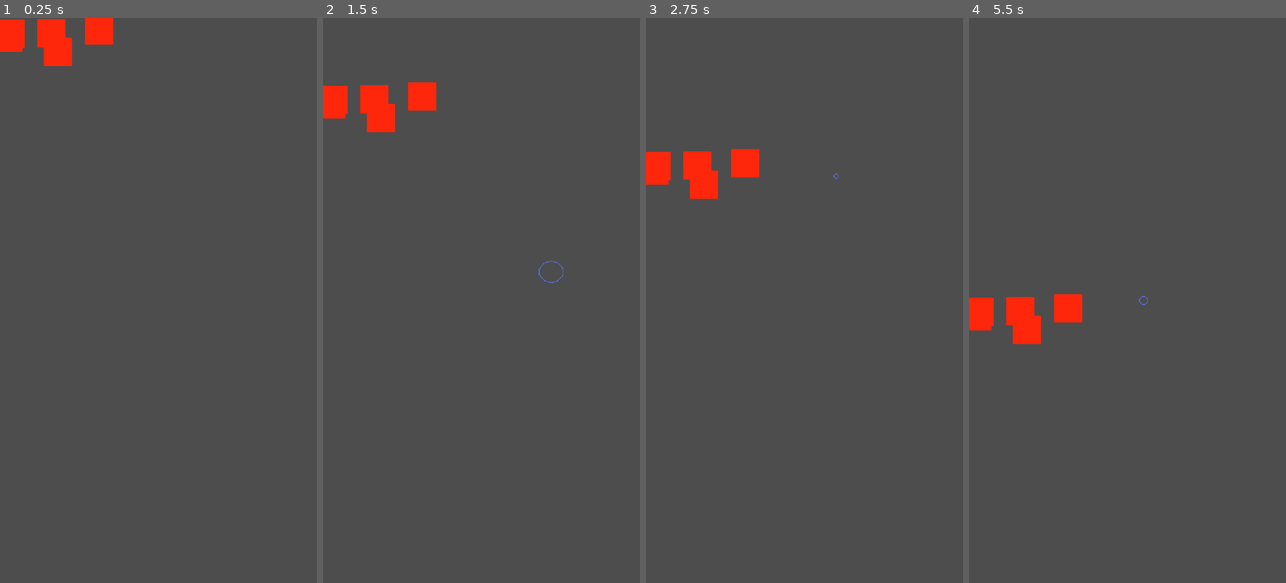
Above: before the commit, frames 1-4 (left to right).
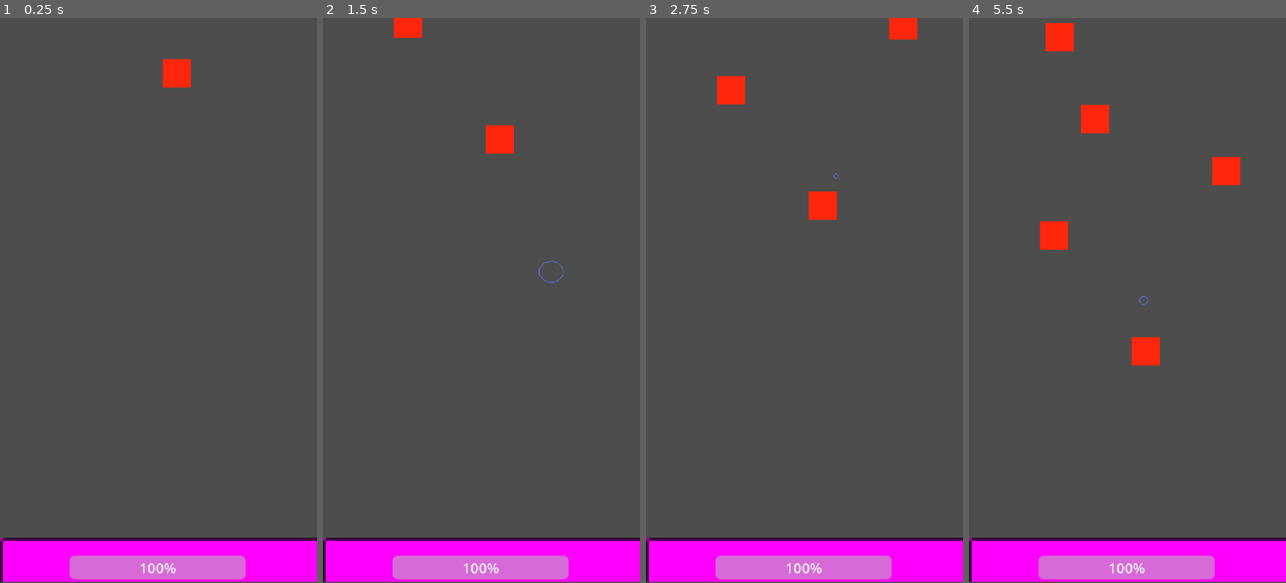
Above: after the commit, the same moments.

Repository: Mholliday6611/giant-siege
Game: Godot game, scene res://scenes/game_world.tscn
Same seed, same stepped clock (60 frames per second), same inputs: the game is played once before the commit and once after it.
Inputs (mouse positions are in pixels of both pictures, inside the frame that each line leads up to):
- Up to frame 1 (0.25 s): no input
- Up to frame 2 (1.5 s): move the mouse to (551, 272) at 0.52 s; press the mouse at (551, 272) at 0.53 s; move the mouse to (418, 328) at 1.27 s; release the mouse at (418, 328) at 1.28 s; click (418, 328) at 1.35 s
- Up to frame 3 (2.75 s): move the mouse to (836, 176) at 2.02 s; press the mouse at (836, 176) at 2.03 s
- Up to frame 4 (5.5 s): move the mouse to (1111, 413) at 2.77 s; release the mouse at (1111, 413) at 2.78 s; click (1111, 413) at 2.85 s; move the mouse to (1222, 385) at 3.52 s; press the mouse at (1222, 385) at 3.53 s; move the mouse to (1032, 215) at 4.27 s; release the mouse at (1032, 215) at 4.28 s; click (1032, 215) at 4.35 s; move the mouse to (1143, 300) at 5.02 s; press the mouse at (1143, 300) at 5.03 s

The runs differ from the first frame. In frame 1, 10% of the frame differs, in the area x 0-100%, y 0-100%; in frame 2, 10%; in frame 3, 11%; in frame 4, 12%.

Commit message:
Add health bar fix the spawn field

Diff:
--- a/enemy_spawner.gd
+++ b/enemy_spawner.gd
@@ -1,15 +1,14 @@
 extends Area2D
 
 @export var enemy_scene: PackedScene = preload("res://scenes/enemy.tscn")
-@export var enemy_amount = 5
+#@export var enemy_amount = 5
 @onready var collision_shape: CollisionShape2D = $CollisionShape2D
-var has_spawned = false
+var should_spawn = true
 
 func _physics_process(delta: float) -> void:
-	if !has_spawned:
-		for i in range(enemy_amount):
-			spawn_enemy()
-		has_spawned = true
+	if should_spawn:
+		should_spawn = false
+		spawn_enemy()
 
 func spawn_enemy():
 	if not enemy_scene or not collision_shape.shape is RectangleShape2D:
@@ -17,15 +16,19 @@
 	# 1. Get the rectangle extents and center
 	var shape: RectangleShape2D = collision_shape.shape as RectangleShape2D
 	var extents: Vector2 = shape.size / 2
-	var center: Vector2 = global_position
-
+	var center: Vector2 = collision_shape.global_position
+	print(center)
+	print(extents)
 	# 2. Calculate a random position inside the Area2D
-	var random_x = randf_range(0, extents.x)
-	var random_y = randf_range(0, extents.y)
+	var random_x = randf_range(-extents.x, extents.x)
+	var random_y = randf_range(-extents.y, extents.y)
 	var spawn_pos = center + Vector2(random_x, random_y)
+	print(spawn_pos)
 	# 3. Instantiate and place the enemy
 	var enemy_instance = enemy_scene.instantiate()
 	enemy_instance.global_position = spawn_pos
-	print(enemy_instance)
 	# Add to scene (use call_deferred if spawning during physics processing)
 	get_parent().add_child(enemy_instance)
+	var delay = randf_range(1,2)
+	await get_tree().create_timer(delay).timeout
+	should_spawn = true
--- a/scenes/enemy.tscn
+++ b/scenes/enemy.tscn
@@ -3,8 +3,12 @@
 [ext_resource type="Script" uid="uid://ci07yxbefsswt" path="res://scripts/enemy.gd" id="1_4ra3w"]
 [ext_resource type="Script" uid="uid://dxftpm8o6ya47" path="res://scripts/classes/hurtbox.gd" id="1_7p1mj"]
 [ext_resource type="Script" uid="uid://yutairqi0jer" path="res://scripts/components/health_component.gd" id="3_5uy6h"]
+[ext_resource type="Script" uid="uid://dhbhnbkoe12iy" path="res://scripts/classes/hitbox.gd" id="4_5uy6h"]
 
 [sub_resource type="RectangleShape2D" id="RectangleShape2D_md0e3"]
+size = Vector2(32, 32)
+
+[sub_resource type="RectangleShape2D" id="RectangleShape2D_c4w8v"]
 size = Vector2(32, 32)
 
 [node name="Enemy" type="Node2D" unique_id=374857170]
@@ -26,6 +30,7 @@
 color = Color(1, 0.15294118, 0.043137256, 1)
 
 [node name="HurtBox" type="Area2D" parent="." unique_id=1983497299 node_paths=PackedStringArray("health_component")]
+collision_mask = 2
 script = ExtResource("1_7p1mj")
 health_component = NodePath("../HealthComponent")
 metadata/_custom_type_script = "uid://dxftpm8o6ya47"
@@ -37,4 +42,13 @@
 script = ExtResource("3_5uy6h")
 metadata/_custom_type_script = "uid://yutairqi0jer"
 
+[node name="HitBox" type="Area2D" parent="." unique_id=744792511]
+collision_mask = 2
+script = ExtResource("4_5uy6h")
+metadata/_custom_type_script = "uid://dhbhnbkoe12iy"
+
+[node name="CollisionShape2D" type="CollisionShape2D" parent="HitBox" unique_id=1019085690]
+shape = SubResource("RectangleShape2D_c4w8v")
+
+[connection signal="area_entered" from="HurtBox" to="." method="_on_hurt_box_area_entered"]
 [connection signal="died" from="HealthComponent" to="." method="_on_health_component_died"]
--- a/scenes/game_world.tscn
+++ b/scenes/game_world.tscn
@@ -4,14 +4,15 @@
 [ext_resource type="PackedScene" uid="uid://e27ubdi7p8sy" path="res://scenes/enemy_spawner.tscn" id="2_47u71"]
 
 [sub_resource type="RectangleShape2D" id="RectangleShape2D_ywgp6"]
-size = Vector2(255, 60.5)
+size = Vector2(250, 60)
 
 [node name="GameWorld" type="Node2D" unique_id=404435621]
-
-[node name="Player" parent="." unique_id=267862108 instance=ExtResource("1_47u71")]
 
 [node name="EnemySpawner" parent="." unique_id=1484531503 instance=ExtResource("2_47u71")]
 
 [node name="CollisionShape2D" type="CollisionShape2D" parent="EnemySpawner" unique_id=1670503806]
-position = Vector2(172, 30.75)
+position = Vector2(197, 30)
 shape = SubResource("RectangleShape2D_ywgp6")
+
+[node name="Player" parent="." unique_id=267862108 instance=ExtResource("1_47u71")]
+position = Vector2(180, 614)
--- a/scenes/player.tscn
+++ b/scenes/player.tscn
@@ -1,6 +1,40 @@
 [gd_scene format=3 uid="uid://dqrok77spng11"]
 
 [ext_resource type="Script" uid="uid://cqk7ax3ht10by" path="res://scripts/player.gd" id="1_3vyb7"]
+[ext_resource type="Script" uid="uid://dxftpm8o6ya47" path="res://scripts/classes/hurtbox.gd" id="2_qhqgy"]
+[ext_resource type="Script" uid="uid://yutairqi0jer" path="res://scripts/components/health_component.gd" id="3_dqkch"]
+
+[sub_resource type="RectangleShape2D" id="RectangleShape2D_qlg0r"]
+size = Vector2(360, 50)
+
+[sub_resource type="PlaceholderTexture2D" id="PlaceholderTexture2D_qhqgy"]
+size = Vector2(360, 50)
 
 [node name="Player" type="Node2D" unique_id=267862108]
 script = ExtResource("1_3vyb7")
+
+[node name="HurtBox" type="Area2D" parent="." unique_id=1103940188 node_paths=PackedStringArray("health_component")]
+collision_layer = 2
+collision_mask = 3
+script = ExtResource("2_qhqgy")
+health_component = NodePath("../HealthComponent")
+metadata/_custom_type_script = "uid://dxftpm8o6ya47"
+
+[node name="CollisionShape2D" type="CollisionShape2D" parent="HurtBox" unique_id=1669888046]
+shape = SubResource("RectangleShape2D_qlg0r")
+
+[node name="HealthComponent" type="Node" parent="." unique_id=911432742]
+script = ExtResource("3_dqkch")
+health = 100
+metadata/_custom_type_script = "uid://yutairqi0jer"
+
+[node name="Sprite2D" type="Sprite2D" parent="." unique_id=1324456665]
+texture = SubResource("PlaceholderTexture2D_qhqgy")
+
+[node name="ProgressBar" type="ProgressBar" parent="." unique_id=2116634222]
+offset_left = -101.0
+offset_top = -5.0
+offset_right = 99.0
+offset_bottom = 22.0
+
+[connection signal="damage_received" from="HealthComponent" to="." method="_on_health_component_damage_received"]
--- a/scripts/enemy.gd
+++ b/scripts/enemy.gd
@@ -14,3 +14,6 @@
 
 func _on_health_component_died() -> void:
 	queue_free()
+
+func _on_hurt_box_area_entered(area: Area2D) -> void:
+	queue_free()
--- a/scripts/player.gd
+++ b/scripts/player.gd
@@ -1,12 +1,14 @@
 extends Node2D
 
 @export var attack: PackedScene = preload("res://scenes/attack.tscn")
+@onready var progress_bar: ProgressBar = $ProgressBar
+@onready var health_component: HealthComponent = $HealthComponent
 
 var attack_delay = 0.33
 var can_attack = true
 # Called when the node enters the scene tree for the first time.
 func _ready() -> void:
-	pass # Replace with function body.
+	progress_bar.value = health_component.health
 
 
 # Called every frame. 'delta' is the elapsed time since the previous frame.
@@ -22,3 +24,8 @@
 	can_attack = false
 	await get_tree().create_timer(attack_delay).timeout
 	can_attack = true
+
+
+func _on_health_component_damage_received() -> void:
+	print("Hit")
+	progress_bar.value = health_component.health
